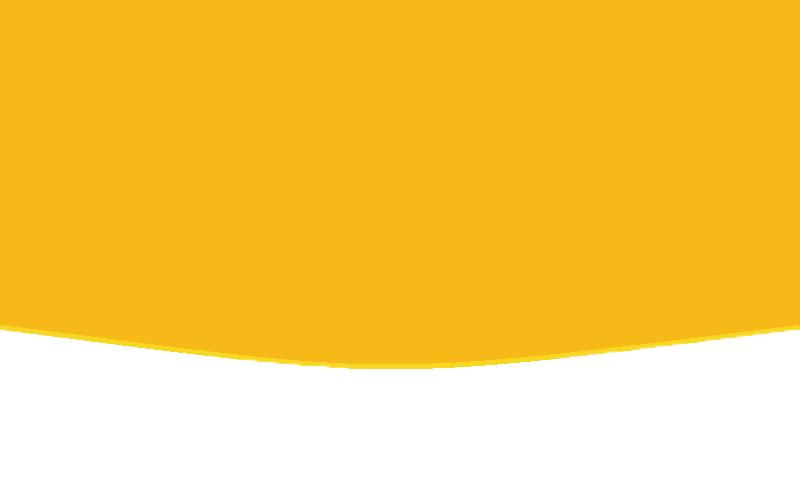
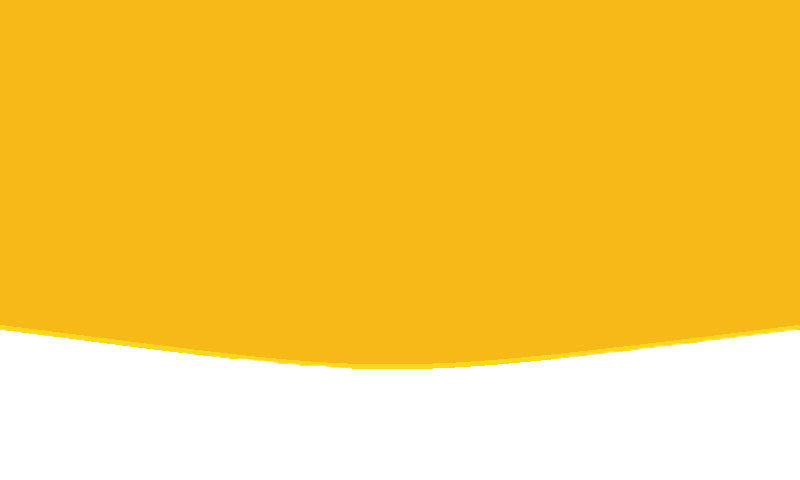
Revision of a layered w=800, h=480 image; what changed, layer by layer:
painted on "Layer 0" over (228, 357, 354, 369)
